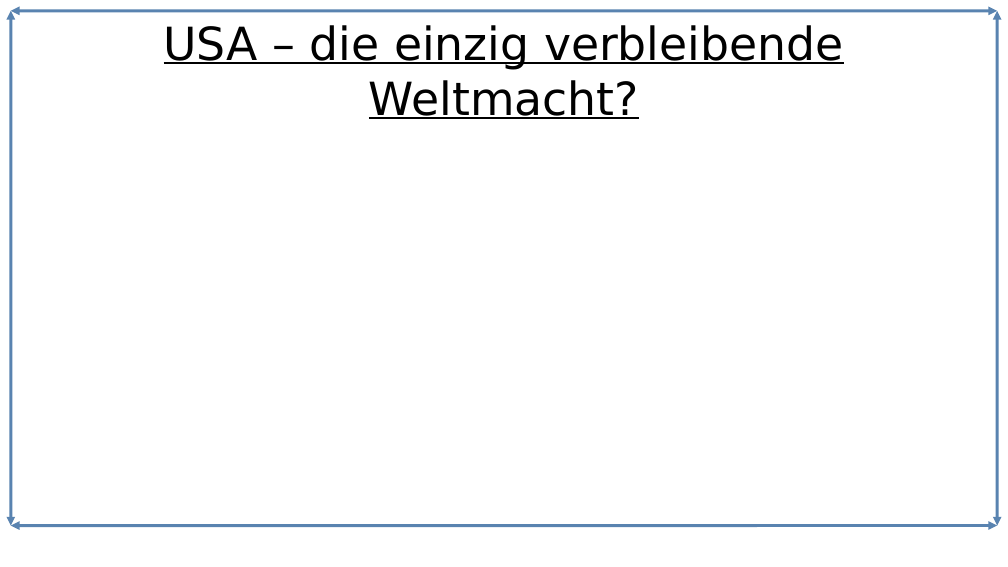
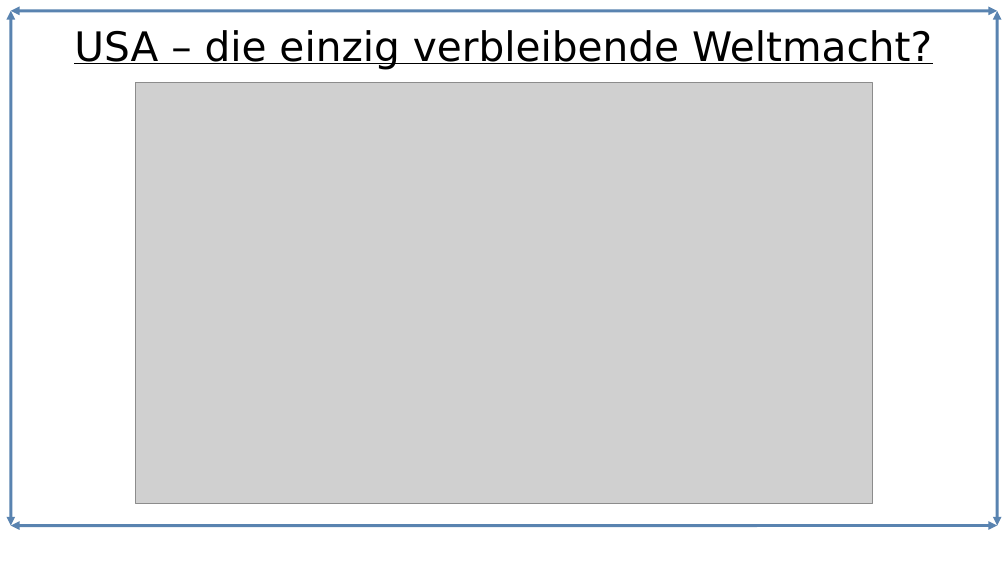
Before and after one commit to Lacrimus/Referat-Geschichte-USA-die-einzig-verbleibende-Weltmacht-, a slide deck: slide 1 of USA-die-einzig-verbleibende-Weltmacht.odp. Drawn at 1008x567 pixels with LibreOffice and Linux fonts; fonts in the diff are those of the drawing; grey boxes stand for pictures. Boxes give left, top, right and bottom in pixels: in the first picture for what was removed or moved away, otherwise in the second. Text is boxed around its words. In the diff, an @@ line names an element or a change of style, - is before the commit and + after.

```diff
--- a/USA-die-einzig-verbleibende-Weltmacht.odp
+++ b/USA-die-einzig-verbleibende-Weltmacht.odp
@@ title "USA – die einzig verbleibende ...": place and size @@
-title "USA – die einzig verbleibende ..." at (164,25,843,119)
+title "USA – die einzig verbleibende ..." at (74,30,932,70)
@@ title "USA – die einzig verbleibende ..." at (74,30,932,70): size 36 to 32 pt @@
@@ picture added at (135,82,873,504) @@
```
Also in this commit, not shown: 2 other slides changed, 2 slides added, 4 other files.
